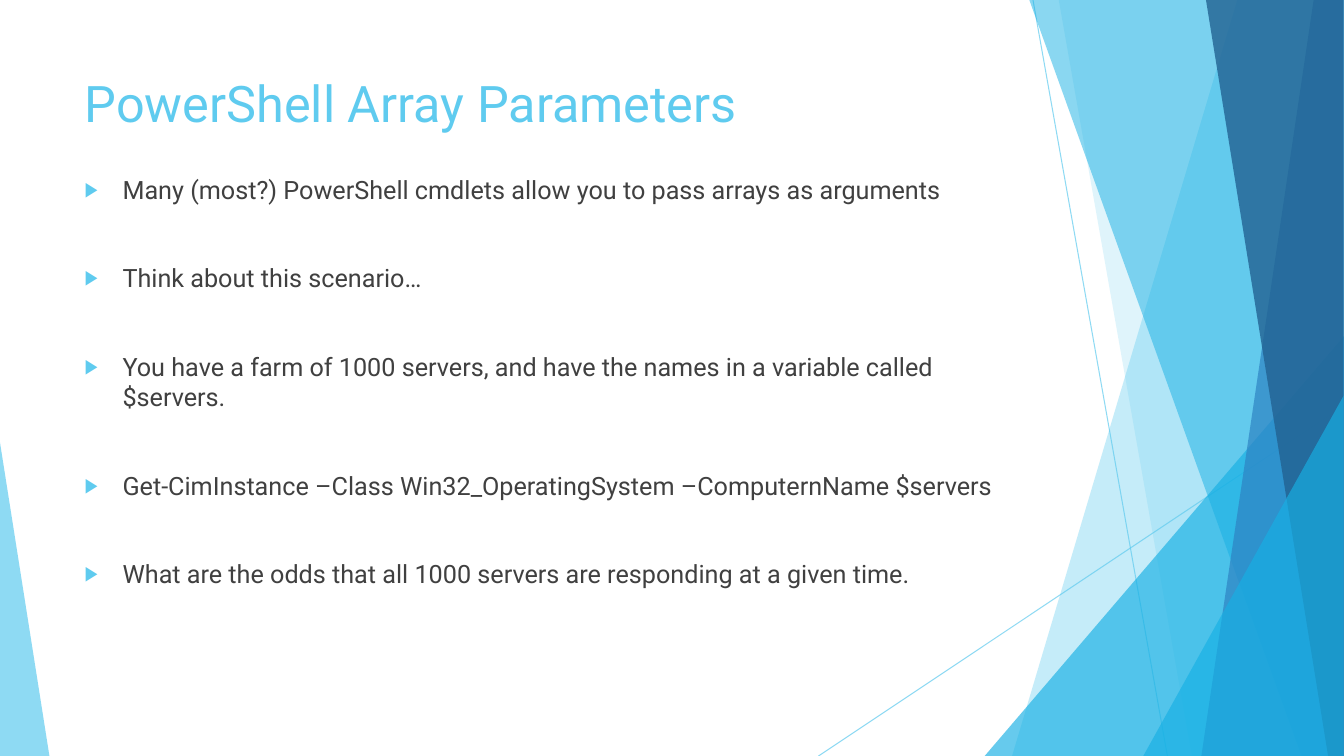
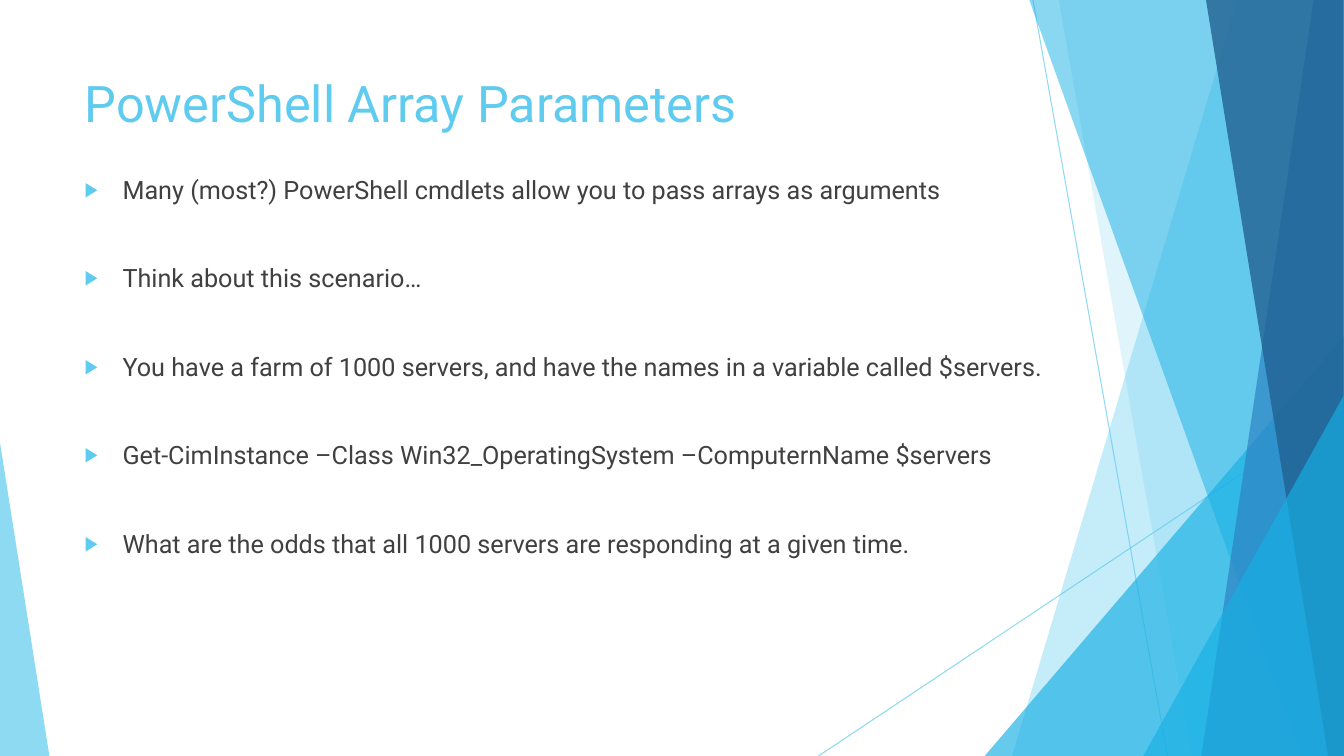
Before and after one commit to MikeShepard/Documents, a slide deck: slide 10 of PowerShell Error Handling.pptx (slide 9 before the commit). Drawn at 1344x756 pixels with LibreOffice and Linux fonts; fonts in the diff are those of the drawing. Boxes give left, top, right and bottom in pixels: in the first picture for what was removed or moved away, otherwise in the second. Text is boxed around its words. In the diff, an @@ line names an element or a change of style, - is before the commit and + after.

```diff
--- a/PowerShell Error Handling.pptx
+++ b/PowerShell Error Handling.pptx
@@ text "Many (most?) PowerShell cmdlets allow ..." rewrapped from <box>123,179,992,589</box> to <box>123,179,1042,559</box> @@
```
Also in this commit, not shown: 1 other slide changed, 1 slide added.
